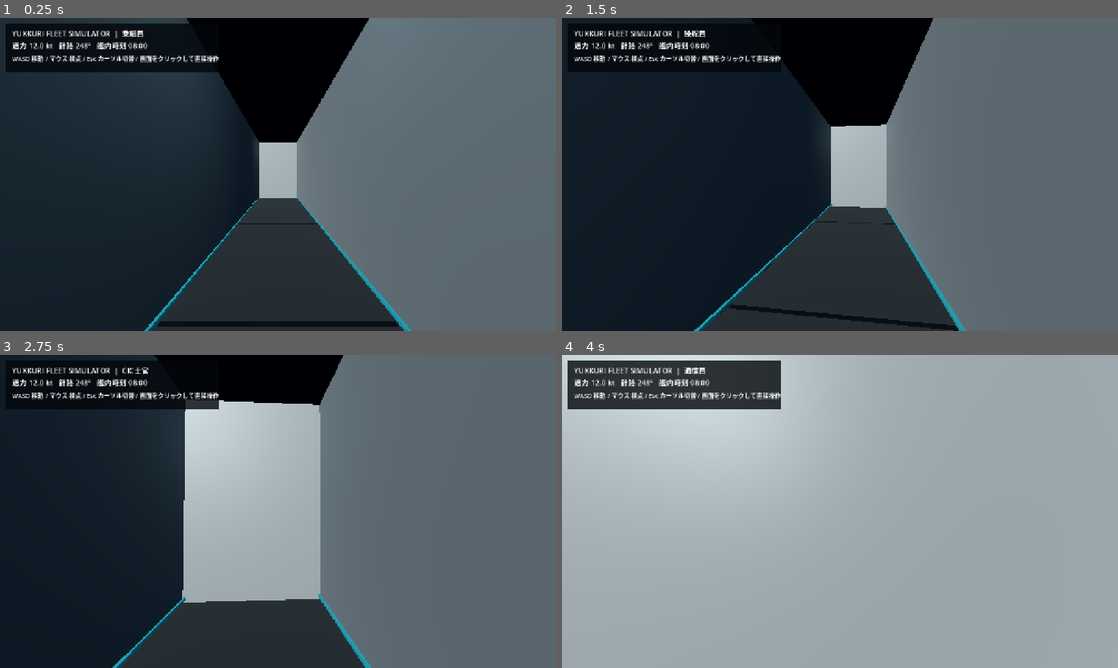
Above: before the commit, frames 1-4 (two rows, left to right).
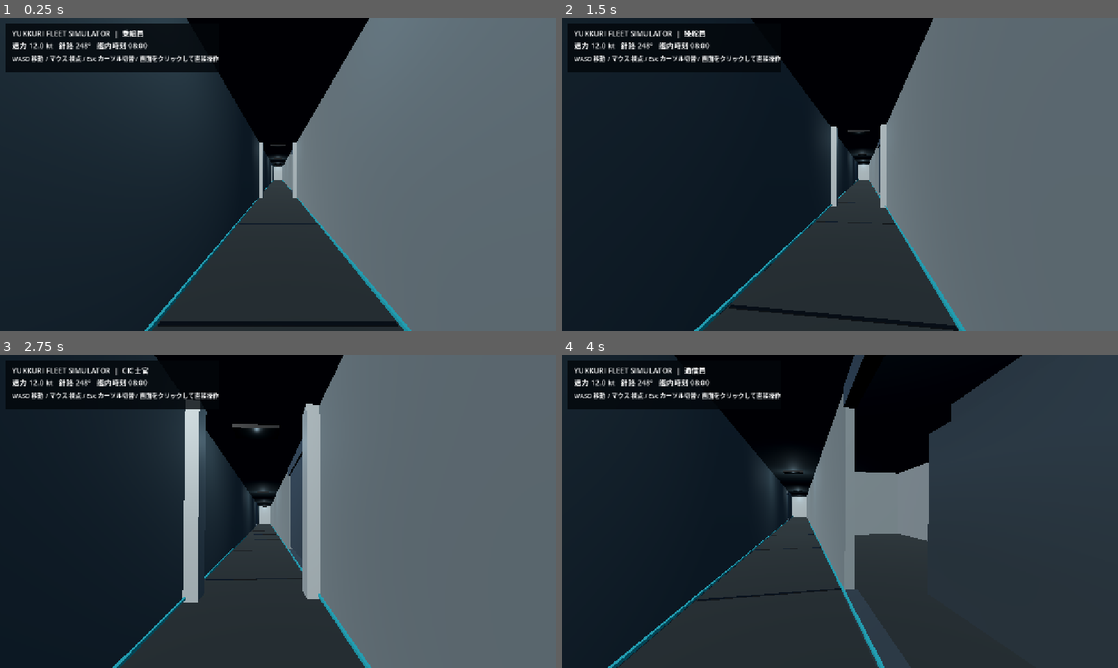
Above: after the commit, the same moments.

Repository: YukkuriP/Yukkuri-FPS-3
Game: Godot game, scene res://scenes/main.tscn
Two runs of this game, one before a commit and one after it. Both use one fixed random seed, a clock stepped at 60 frames per second and the inputs below.
Inputs (mouse positions are in pixels of both pictures, inside the frame that each line leads up to):
- Up to frame 1 (0.25 s): no input
- Up to frame 2 (1.5 s): tap Enter at 0.5 s; move the mouse to (867, 174) at 0.52 s; hold W (fleet_fwd) from 0.53 s (still down); tap 1 at 0.6 s; click (867, 174) at 0.67 s; move the mouse to (812, 174) at 1.27 s; tap 2 at 1.35 s
- Up to frame 3 (2.75 s): keep holding W (fleet_fwd); move the mouse to (289, 505) at 2.02 s; tap 3 at 2.1 s
- Up to frame 4 (4 s): keep holding W (fleet_fwd); move the mouse to (834, 517) at 2.77 s; tap 4 at 2.85 s; click (834, 517) at 2.92 s; move the mouse to (878, 514) at 3.52 s; tap 5 at 3.6 s

The runs differ from the first frame. In frame 1, 0.9% of the frame differs, in the area x 47-53%, y 39-58%; in frame 2, 1.9%; in frame 3, 12%; in frame 4, 99%, in the area x 0-100%, y 0-100%.

Commit message:
Connect aft passage through hangar bulkheads

Diff:
--- a/scripts/main.gd
+++ b/scripts/main.gd
@@ -105,14 +105,19 @@
 	# Aft superstructure shell encloses communications and engineering spaces.
 	for side in [-1.0, 1.0]:
 		_cube(ship_root,"Aft deckhouse side shell",Vector3(side*6.4,3.6,13),Vector3(0.2,5,19),Color.WHITE,true).material_override=white
-	for z in [3.5,22.5]:
-		_cube(ship_root,"Aft deckhouse transverse bulkhead",Vector3(0,3.6,z),Vector3(13,5,0.2),Color.WHITE,true).material_override=white
+	_cube(ship_root,"Aft deckhouse forward bulkhead",Vector3(0,3.6,3.5),Vector3(13,5,0.2),Color.WHITE,true).material_override=white
+	# A clear central passage connects the aft superstructure to the hangar.
+	for side in [-1.0, 1.0]:
+		_cube(ship_root,"Aft deckhouse aft bulkhead wing",Vector3(side*3.75,3.6,22.5),Vector3(5.5,5,0.2),Color.WHITE,true).material_override=white
+	_cube(ship_root,"Aft passage lintel",Vector3(0,6.0,22.5),Vector3(2.0,0.8,0.2),Color.WHITE,true).material_override=white
 	_cube(ship_root,"Aft deckhouse roof",Vector3(0,6.2,13),Vector3(13,0.2,19),Color.WHITE,true).material_override=white
 	_cube(ship_root,"Funnel",Vector3(0,7.4,15),Vector3(4,4,4),Color(0.12,0.15,0.17))
 	# Hangar shell: clear interior volume, side walls, roof, and aft door.
 	for side in [-1.0, 1.0]:
 		_cube(ship_root,"Hangar side shell",Vector3(side*6.0,4.8,28),Vector3(0.2,6,12),Color.WHITE,true).material_override=white
-	_cube(ship_root,"Hangar forward bulkhead",Vector3(0,4.8,22),Vector3(12,6,0.2),Color.WHITE,true).material_override=white
+	for side in [-1.0, 1.0]:
+		_cube(ship_root,"Hangar forward bulkhead wing",Vector3(side*3.75,4.8,22),Vector3(4.5,6,0.2),Color.WHITE,true).material_override=white
+	_cube(ship_root,"Hangar passage lintel",Vector3(0,7.55,22),Vector3(3.0,0.5,0.2),Color.WHITE,true).material_override=white
 	_cube(ship_root,"Hangar roof",Vector3(0,7.9,28),Vector3(12,0.2,12),Color.WHITE,true).material_override=white
 	_cube(ship_root,"Hangar door",Vector3(0,4,34.1),Vector3(8.5,4.2,0.15),Color(0.1,0.15,0.18))
 	_cube(ship_root,"Mast",Vector3(0,10.4,-21),Vector3(0.8,5,0.8),Color(0.3,0.34,0.35))
